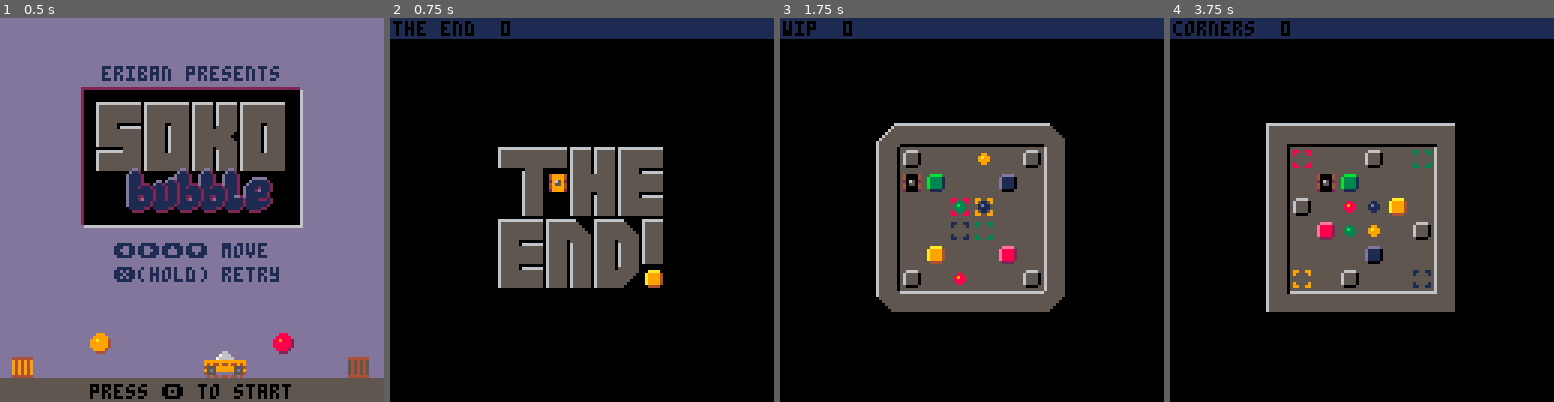
Above: before the commit, frames 1-4 (left to right).
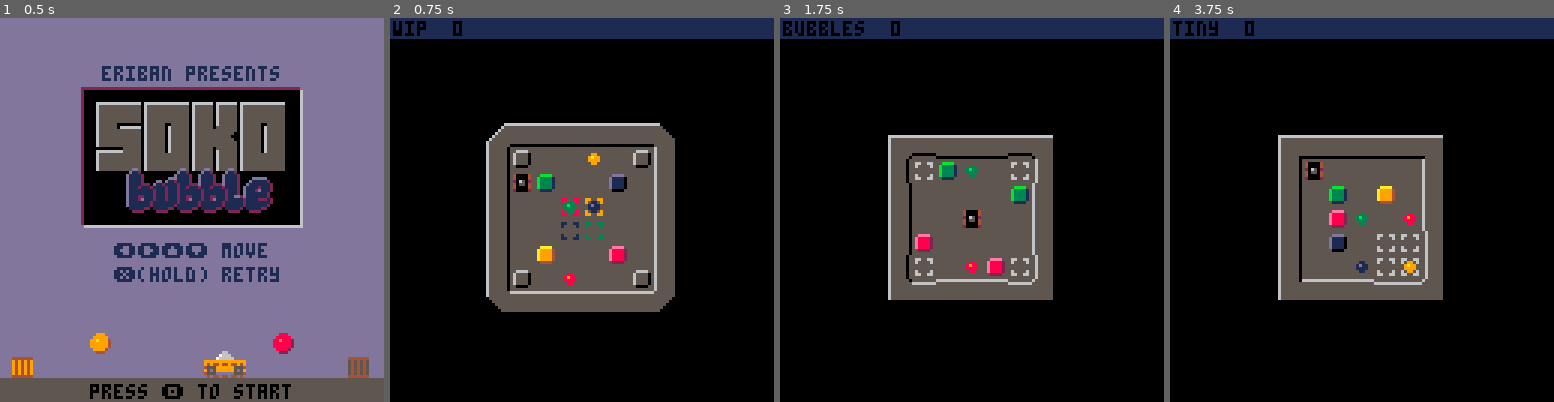
Above: after the commit, the same moments.

Repository: erwinbonsma/SokoBubbleP8
Game: PICO-8 cartridge sokobubble.p8
Two runs of this game, one before a commit and one after it. Both use one fixed random seed, a clock stepped at 60 frames per second and the inputs below.
Inputs:
- Up to frame 1 (0.5 s): tap X (X key) at 0.33 s
- Up to frame 2 (0.75 s): tap O (Z key) at 0.7 s
- Up to frame 3 (1.75 s): tap X (X key) at 1.07 s; hold Right from 1.6 s (still down); tap O (Z key) at 1.7 s
- Up to frame 4 (3.75 s): tap X (X key) at 1.85, 2.97 s; release Right at 2.1 s; tap O (Z key) every 0.4 s from 2.1 to 3.7 s; hold Up 2.15-2.42 s; hold Right 2.47-3.03 s; hold Left 3.08-3.58 s; hold Down from 3.63 s (still down)

Frame 1 is identical in both runs. In frame 2, 15% of the frame differs, in the area x 0-75%, y 0-77%; in frame 3, 11%; in frame 4, 12%.

Commit message:
Start with only two-color levels; improve wall sprites

Diff:
--- a/sokobubble.p8
+++ b/sokobubble.p8
@@ -815,7 +815,7 @@
 function start_game()
  _draw=game_draw
  _update60=game_update
- start_level(10)
+ start_level(11)
 end
 
 function show_label()
@@ -1000,14 +1000,14 @@
 041111400211112004111140011111200111114000000000f65555555555555fffff5555555fffff5555555fffffffffffffffff000000000000000000000000
 021111200411114004111140001114000011420000000000655555555555555ffffff55555ffffff5555555fffffffffffffffff000000000000000000000000
 000000000000000000000000000040000004000000000000655555555555555fffffffffffffffff5555555fffffffffffffffff000000000000000000000000
-000000000000000000000000000400000000400000000000666666f0000000000666666f6666666f000000000000000000000000000000000000000000000000
-044244200424424002442440001142000011140000666600655555f06666666f0655555f6555555f000000000000000000000000000000000000000000999900
-0111111001111110011111100111114001111120065555f0655555f06555555f0655555f6555555f000000000000000000000000000000000000000009444420
-0116511001165110011651100116511441165140065555f0655555f06555555f0655555f6555555f000000000000000000000000000000000000000009444420
-0115511001155110011551104115511004155114065555f0655555f06555555f0655555f6555555f000000000000000000000000000000000000000009444420
-0111111001111110011111100411111002111110065555f0655555f06555555f0655555f6555555f000000000000000000000000000000000000000009444420
-044244200424424002442440002411000041110000ffff00655555f06555555f0655555fffffffff000000000000000000000000000000000000000000222200
-000000000000000000000000000040000004000000000000fffffff0ffffffff0fffffff00000000000000000000000000000000000000000000000000000000
+000000000000000000000000000400000000400000000000655555f0000000000655555f66666666000000000000000000000000000000000000000000000000
+044244200424424002442440001142000011140000666600655555f0666666660655555f55555555000000000000000000000000000000000000000000999900
+0111111001111110011111100111114001111120065555f0655555f0555555550655555f55555555000000000000000000000000000000000000000009444420
+0116511001165110011651100116511441165140065555f0655555f0555555550655555f55555555000000000000000000000000000000000000000009444420
+0115511001155110011551104115511004155114065555f0655555f0555555550655555f55555555000000000000000000000000000000000000000009444420
+0111111001111110011111100411111002111110065555f0655555f0555555550655555f55555555000000000000000000000000000000000000000009444420
+044244200424424002442440002411000041110000ffff00655555f0555555550655555fffffffff000000000000000000000000000000000000000000222200
+000000000000000000000000000040000004000000000000655555f0ffffffff0655555f00000000000000000000000000000000000000000000000000000000
 6666666f666666666666666f6555555f6555555f6555555f666666666666666f6666666f6555555f66666666666666666555555f6555555f6555555f00000000
 6555555f655555555555555f655555555555555f6555555f555555556555555f5555555f6555555f65555555555555555555555f555555556555555500000000
 6555555f655555555555555f655555555555555f6555555f555555556555555f5555555f6555555f65555555555555555555555f555555556555555500000000
@@ -1222,13 +1222,13 @@
 350000530065553535000000700000353500000000000035350000404000003535004000005000351b354000005000350000000000000000000000000000000000000000000000000000000000000000000000000000000000000000000000000000000000000000000000000000000000000000000000000000000000000000
 3556002f0055653535450025000075353500000000000035356600757500763535250056000025351b350000560031340000000000000000000000000000000000000000000000000000000000000000000000000000000000000000000000000000000000000000000000000000000000000000000000000000000000000000
 333636363636363433363636363636343336363636363634183636363636361918363636363636191b3336363636341b0000000000000000000000000000000000000000000000000000000000000000000000000000000000000000000000000000000000000000000000000000000000000000000000000000000000000000
-30293030302930313636363636323030303030303031363636363636323a3b38373731380000000000000000000000000000000000000000000000000000000000000000000000000000000000000000000000000000000000000000000000000000000000000000000000000000000000000000000000000000000000000000
-264d6066004d28356600005546353010000000003035100000000000351b351c3e3c3e380000000000000000000000000000000000000000000000000000000000000000000000000000000000000000000000000000000000000000000000000000000000000000000000000000000000000000000000000000000000000000
-30000000004030354560004000353000600040003035000000000000351b391b393933380000000000000000000000000000000000000000000000000000000000000000000000000000000000000000000000000000000000000000000000000000000000000000000000000000000000000000000000000000000000000000
-3076001000463035000010000035300050660056303565506656605535313831173117370000000000000000000000000000000000000000000000000000000000000000000000000000000000000000000000000000000000000000000000000000000000000000000000000000000000000000000000000000000000000000
-3070000000003035007000506535300070004d4d2835655066566055353e3835353535390000000000000000000000000000000000000000000000000000000000000000000000000000000000000000000000000000000000000000000000000000000000000000000000000000000000000000000000000000000000000000
-264d0056504d2835767500005635300000764d482835000000000000353338393933194f0000000000000000000000000000000000000000000000000000000000000000000000000000000000000000000000000000000000000000000000000000000000000000000000000000000000000000000000000000000000000000
-3027303030273033363636363634303030302727303336363636363634000000000000000000000000000000000000000000000000000000000000000000000000000000000000000000000000000000000000000000000000000000000000000000000000000000000000000000000000000000000000000000000000000000
+31293636362932313636363636323136363636363231363636363636323a3b38373731380000000000000000000000000000000000000000000000000000000000000000000000000000000000000000000000000000000000000000000000000000000000000000000000000000000000000000000000000000000000000000
+264d6066004d28350000005500353510000000003535100000000000351b351c3e3c3e380000000000000000000000000000000000000000000000000000000000000000000000000000000000000000000000000000000000000000000000000000000000000000000000000000000000000000000000000000000000000000
+35000000006035355560666000353500600040003535000000000000351b391b393933380000000000000000000000000000000000000000000000000000000000000000000000000000000000000000000000000000000000000000000000000000000000000000000000000000000000000000000000000000000000000000
+3500001000003535000010000035350050660056353565506656605535313831173117370000000000000000000000000000000000000000000000000000000000000000000000000000000000000000000000000000000000000000000000000000000000000000000000000000000000000000000000000000000000000000
+3550000000003535005056506535350070004d4d2835655066566055353e3835353535390000000000000000000000000000000000000000000000000000000000000000000000000000000000000000000000000000000000000000000000000000000000000000000000000000000000000000000000000000000000000000
+264d0056504d2835006500000035350000764d482835000000000000353338393933194f0000000000000000000000000000000000000000000000000000000000000000000000000000000000000000000000000000000000000000000000000000000000000000000000000000000000000000000000000000000000000000
+3327363636273433363636363634333636362727343336363636363634000000000000000000000000000000000000000000000000000000000000000000000000000000000000000000000000000000000000000000000000000000000000000000000000000000000000000000000000000000000000000000000000000000
 3138313237373132000000000000000000000000000000000000000000000000000000000000000000000000000000000000000000000000000000000000000000000000000000000000000000000000000000000000000000000000000000000000000000000000000000000000000000000000000000000000000000000000
 333235353e1a3535000000000000000000000000000000000000000000000000000000000000000000000000000000000000000000000000000000000000000000000000000000000000000000000000000000000000000000000000000000000000000000000000000000000000000000000000000000000000000000000000
 3a34333439393334000000000000000000000000000000000000000000000000000000000000000000000000000000000000000000000000000000000000000000000000000000000000000000000000000000000000000000000000000000000000000000000000000000000000000000000000000000000000000000000000
